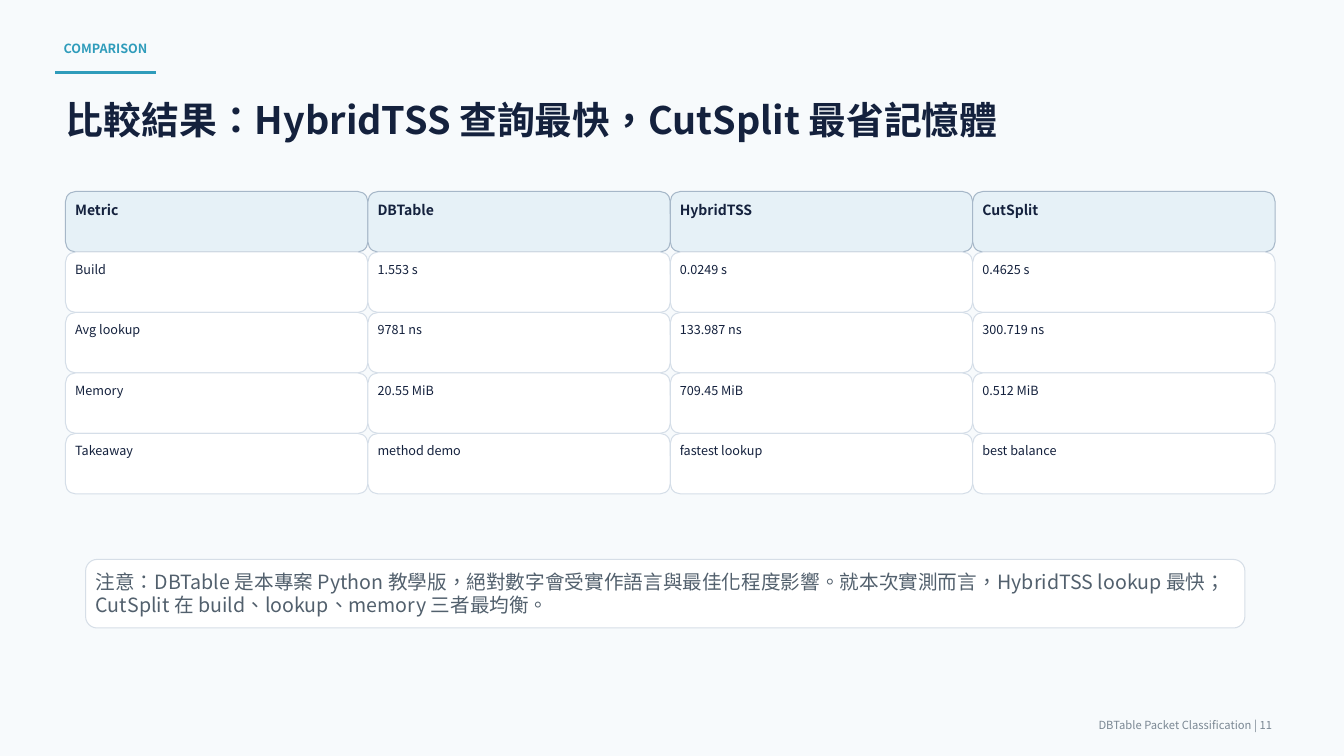
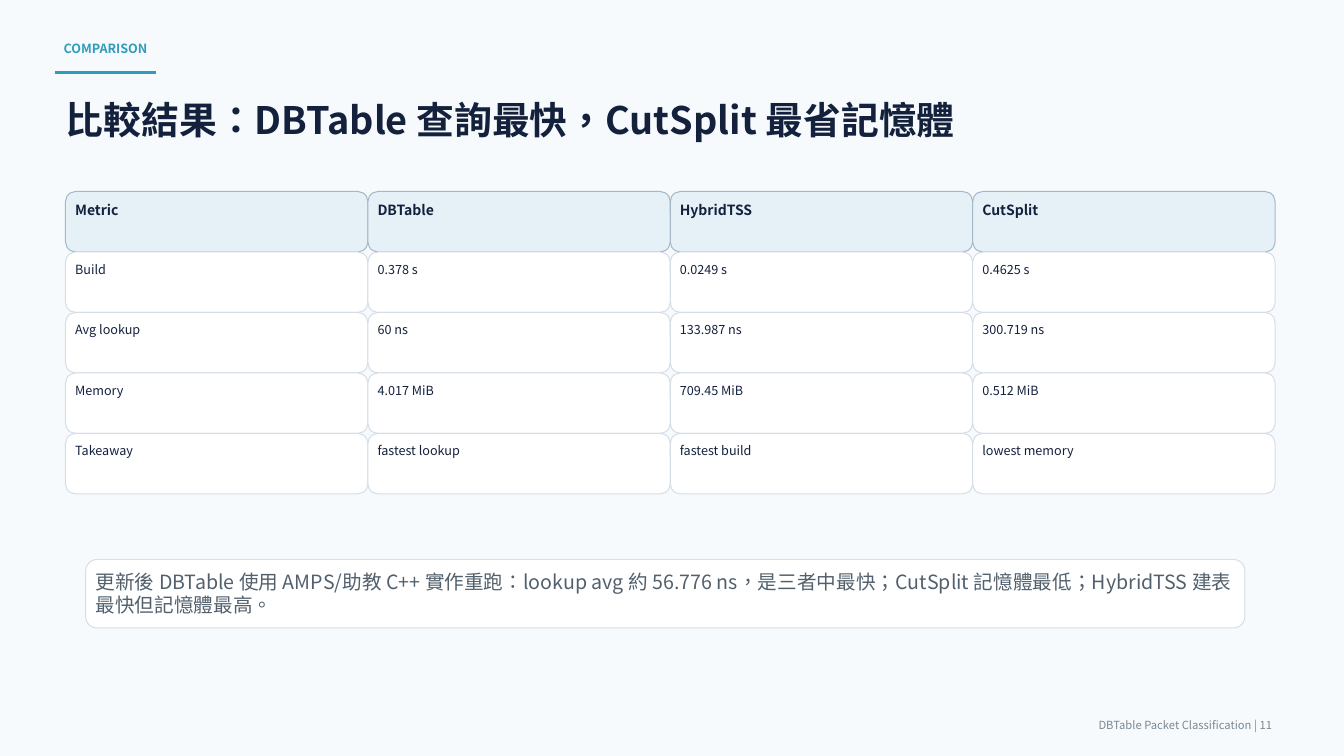
Before and after one commit to eriquechen23-cyl/DBTable-Advanced-Network-Final-Project, a slide deck: slide 11 of deliverables/DBTable_Final_Project_Presentation.pptx. Drawn at 1344x756 pixels with LibreOffice and Linux fonts; fonts in the diff are those of the drawing. Boxes give left, top, right and bottom in pixels: in the first picture for what was removed or moved away, otherwise in the second. Text is boxed around its words. In the diff, an @@ line names an element or a change of style, - is before the commit and + after.

Commit message:
Run TA DBTable benchmark

```diff
--- a/deliverables/DBTable_Final_Project_Presentation.pptx
+++ b/deliverables/DBTable_Final_Project_Presentation.pptx
@@ text at [66,101,955,142]: text changed @@
-比較結果：HybridTSS 查詢最快，CutSplit 最省記憶體
+比較結果：DBTable 查詢最快，CutSplit 最省記憶體
@@ text in rounded rectangle at [378,265,418,274]: text changed @@
-1.553 s
+0.378 s
@@ text in rounded rectangle at [378,325,408,334]: text changed @@
-9781 ns
+60 ns
@@ text in rounded rectangle at [378,385,434,395]: text changed @@
-20.55 MiB
+4.017 MiB
@@ text in rounded rectangle at [378,445,460,458]: text changed @@
-method demo
+fastest lookup
@@ text in rounded rectangle at [680,445,751,455]: text changed @@
-fastest lookup
+fastest build
@@ text in rounded rectangle at [982,445,1074,458]: text changed @@
-best balance
+lowest memory
@@ text in rounded rectangle at [96,572,1231,614]: text changed @@
-注意：DBTable 是本專案 Python 教學版，絕對數字會受實作語言與最佳化程度影響。就本次實測而言，HybridTSS lookup 最快；CutSplit 在 build、lookup、memory 三者最均衡。
+更新後 DBTable 使用 AMPS/助教 C++ 實作重跑：lookup avg 約 56.776 ns，是三者中最快；CutSplit 記憶體最低；HybridTSS 建表最快但記憶體最高。
```
Also in this commit, not shown: 4 other slides changed, 16 other files.
